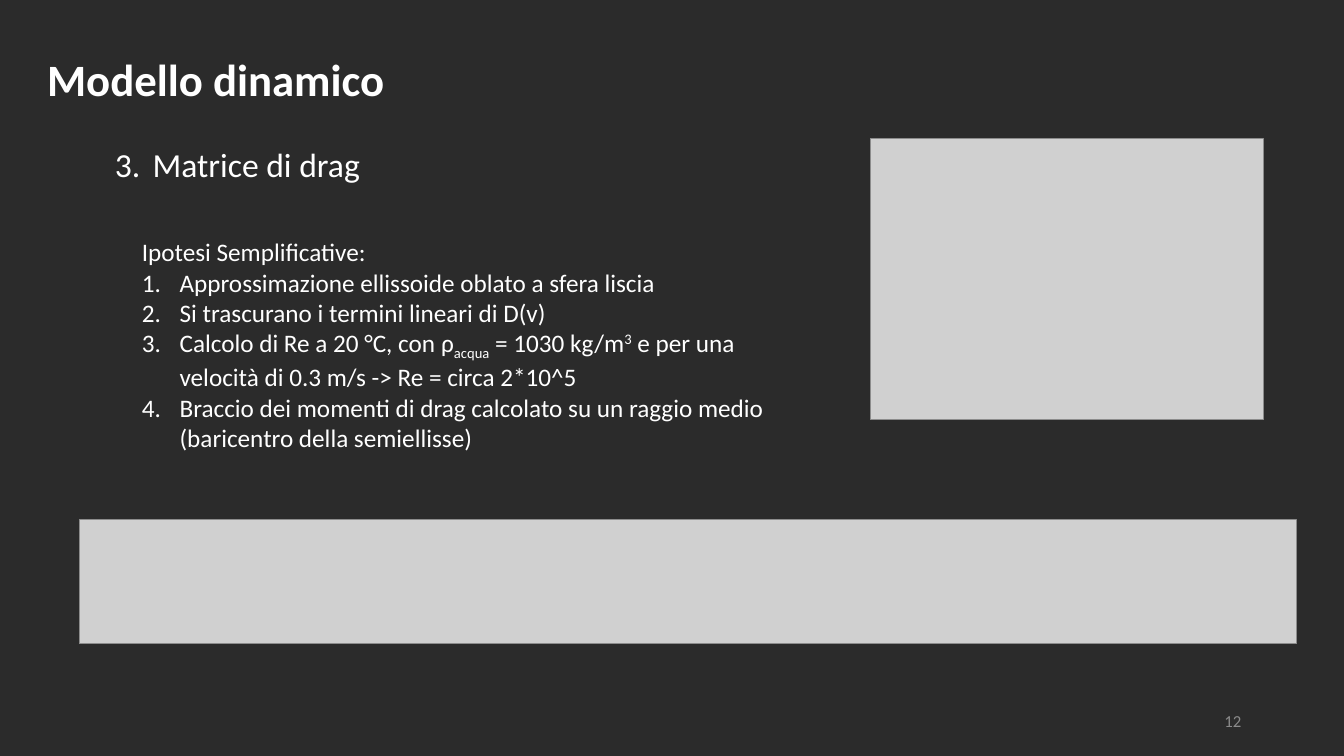
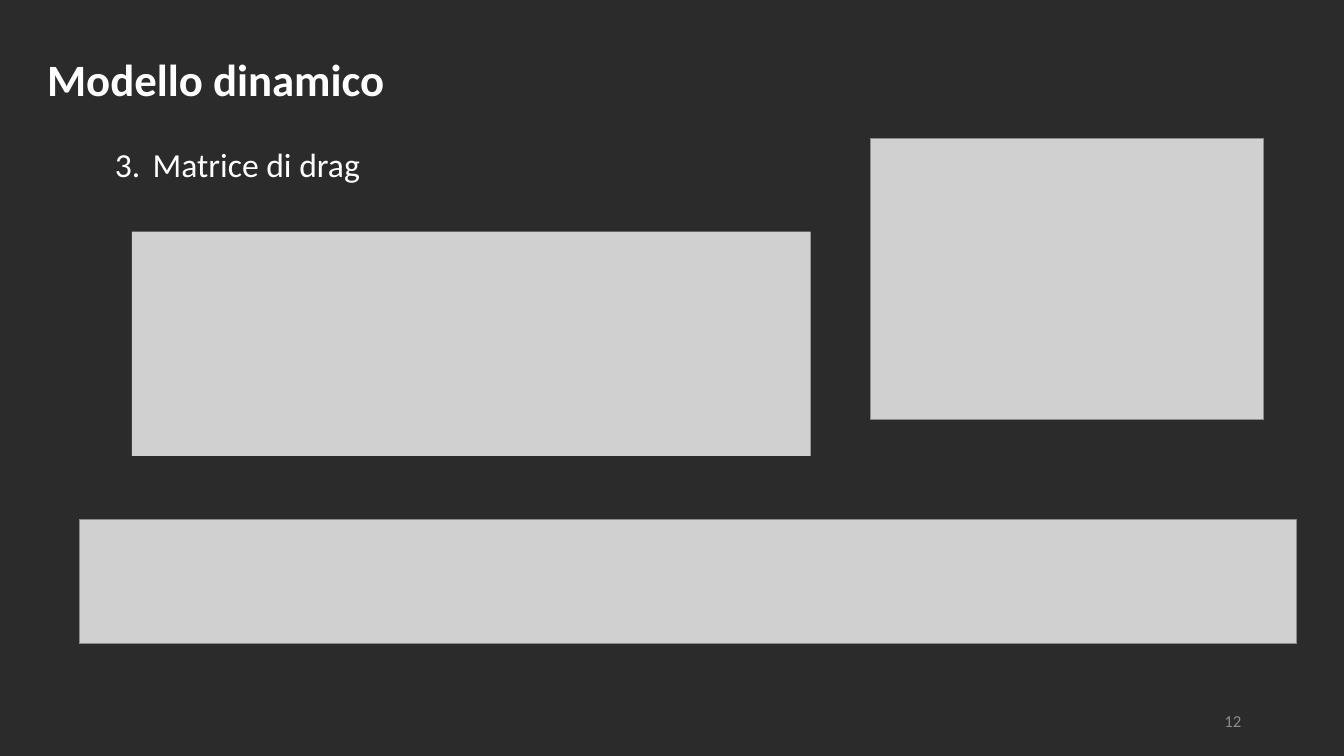
Before and after one commit to polifab/Subacquei_modello, a slide deck: slide 12 of presentazione.pptx. Drawn at 1344x756 pixels with LibreOffice and Linux fonts; fonts in the diff are those of the drawing; grey boxes stand for pictures; background and template pictures are left out; a plain dark background stands for a picture behind light text. Boxes give left, top, right and bottom in pixels: in the first picture for what was removed or moved away, otherwise in the second. Text is boxed around its words. In the diff, an @@ line names an element or a change of style, - is before the commit and + after.

```diff
--- a/presentazione.pptx
+++ b/presentazione.pptx
@@ picture added at [132, 232, 811, 456] @@
@@ text removed at [142, 243, 763, 451] @@
-Ipotesi Semplificative:
-1. Approssimazione ellissoide oblato a sfera liscia
-2. Si trascurano i termini lineari di D(v)
-3. Calcolo di Re a 20 °C, con ρacqua = 1030 kg/m3 e per una velocità di 0.3 m/s -> Re = circa 2*10^5
-4. Braccio dei momenti di drag calcolato su un raggio medio (baricentro della semiellisse)
```
Also in this commit, not shown: 4 other slides changed.
